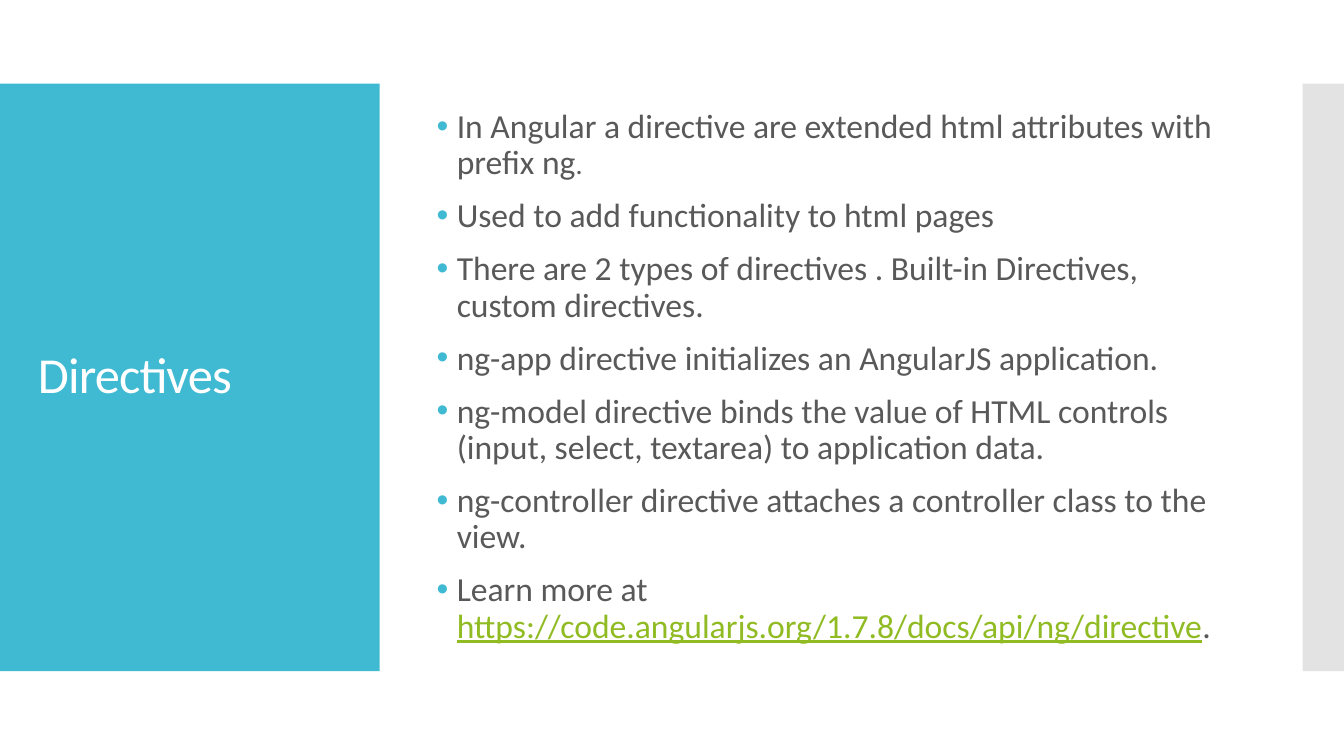
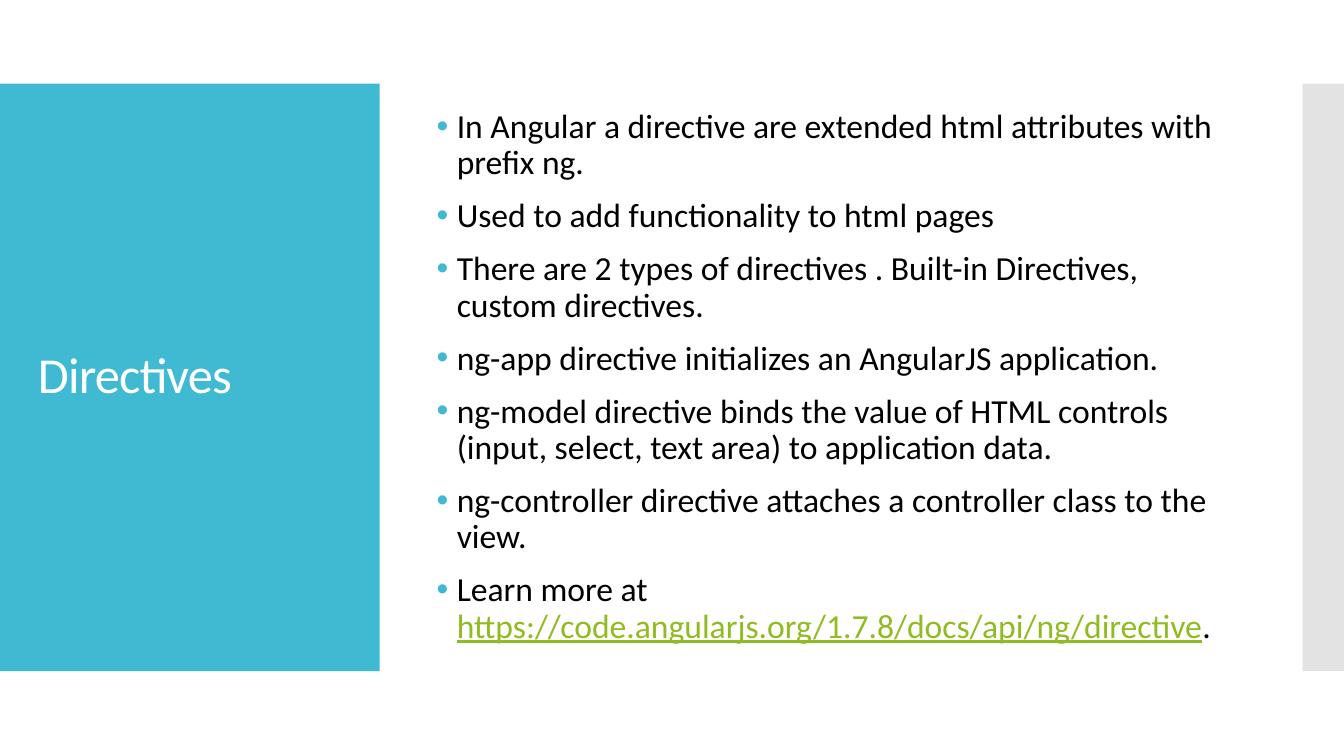
Before and after one commit to webelf000/angular_sample_app, a slide deck: slide 6 of Angular JS - Workshop.pptx. Drawn at 1344x756 pixels with LibreOffice and Linux fonts; fonts in the diff are those of the drawing. Boxes give left, top, right and bottom in pixels: in the first picture for what was removed or moved away, otherwise in the second. Text is boxed around its words. In the diff, an @@ line names an element or a change of style, - is before the commit and + after.

Commit message:
Commit ppt

```diff
--- a/Angular JS - Workshop.pptx
+++ b/Angular JS - Workshop.pptx
@@ text at (457, 114, 1212, 644): size 20 to 24 pt in "ng."; text colour #595959 to #000000 in "In Angular a directive are extended html ...", "Used to add functionality to html pages", "There are 2 types of directives . ...", "ng-app directive initializes an AngularJS application." and 2 more places @@
@@ text at (457, 399, 1168, 465): text changed; text colour #595959 to #000000 @@
-• ng-model directive binds the value of HTML controls (input, select, textarea) to application data.
+• ng-model directive binds the value of HTML controls (input, select, text area) to application data.
```
Also in this commit, not shown: 10 other slides changed, 6 slides added.
